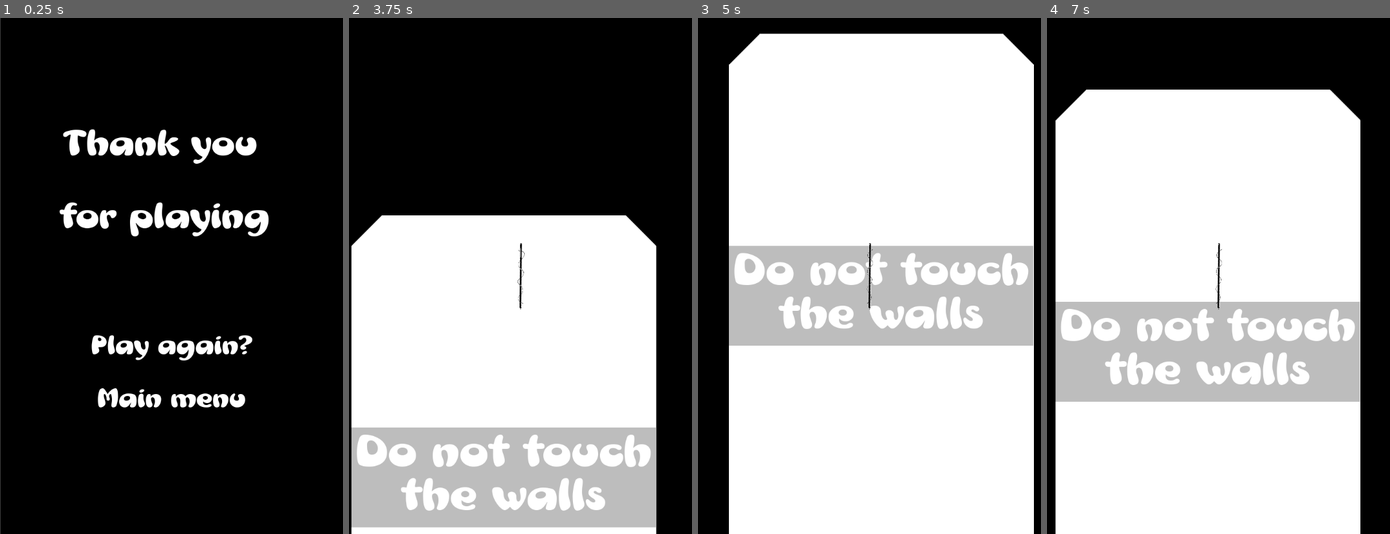
Above: before the commit, frames 1-4 (left to right).
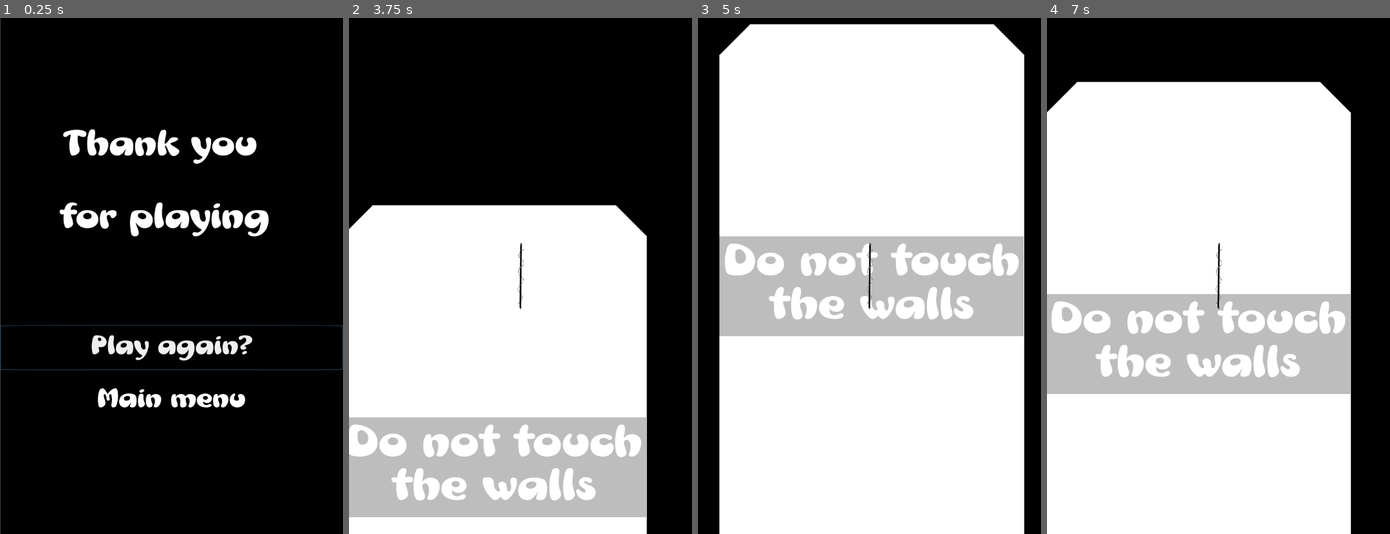
Above: after the commit, the same moments.

Repository: jhaydari72/DroptheBall1
Game: Godot game, scene res://Thank you screen/Thanks for playing.tscn
Same seed, same stepped clock (60 frames per second), same inputs: the game is played once before the commit and once after it. This scene is started directly instead of the project's main scene.
Inputs:
- Up to frame 1 (0.25 s): no input
- Up to frame 2 (3.75 s): click "Main menu" at 0.5 s; click "Play again?" at 1.25 s; click "Play again?" at 2 s; click "Play again?" at 2.75 s; tap Enter at 3.5 s; hold Right (ui_right) from 3.53 s (still down)
- Up to frame 3 (5 s): release Right (ui_right) at 4.28 s; hold Left (ui_left) from 4.28 s (still down)
- Up to frame 4 (7 s): release Left (ui_left) at 5.03 s; hold Right (ui_right) 5.03-6.53 s; hold Left (ui_left) from 6.53 s (still down)

The runs differ from the first frame. In frame 1, 0.3% of the frame differs, in the area x 0-100%, y 59-69%; in frame 2, 13%; in frame 3, 16%, in the area x 6-98%, y 1-100%; in frame 4, 14%.

Commit message:
thanks for playing button works

Diff:
--- a/DroptheBall/Menu Screen/Menu Set Up .tscn
+++ b/DroptheBall/Menu Screen/Menu Set Up .tscn
@@ -54,7 +54,6 @@
 position = Vector2( 470.569, 569.875 )
 frames = SubResource( 1 )
 animation = "title"
-frame = 1
 playing = true
 
 [node name="Label" type="Label" parent="."]
--- a/DroptheBall/Thank you screen/Thanks for playing.tscn
+++ b/DroptheBall/Thank you screen/Thanks for playing.tscn
@@ -68,6 +68,7 @@
 custom_fonts/font = SubResource( 3 )
 custom_colors/font_color = Color( 1, 1, 1, 1 )
 custom_colors/font_color_hover = Color( 0.568627, 0.568627, 0.568627, 1 )
+action_mode = 0
 button_mask = 0
 text = "Play again?"
 flat = true
@@ -84,6 +85,7 @@
 custom_fonts/font = SubResource( 4 )
 custom_colors/font_color = Color( 1, 1, 1, 1 )
 custom_colors/font_color_hover = Color( 0.568627, 0.568627, 0.568627, 1 )
+action_mode = 0
 button_mask = 0
 text = "Main menu"
 flat = true
--- a/DroptheBall/Thank you screen/play again.gd
+++ b/DroptheBall/Thank you screen/play again.gd
@@ -4,7 +4,7 @@
 
 
 func _ready():
-	pass
+	grab_focus()
 
 
 
Not shown, changed: DroptheBall/Balloon/Balloon.png.import
